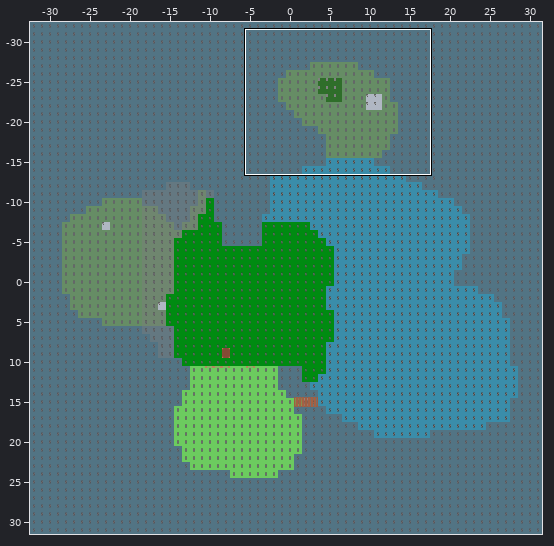
Tiled map, stored at games/pizza/tiled/testMap1.tmx. The first picture is a wide view before the edit; the outline marks the close-up.
Close-up. Before the edit:
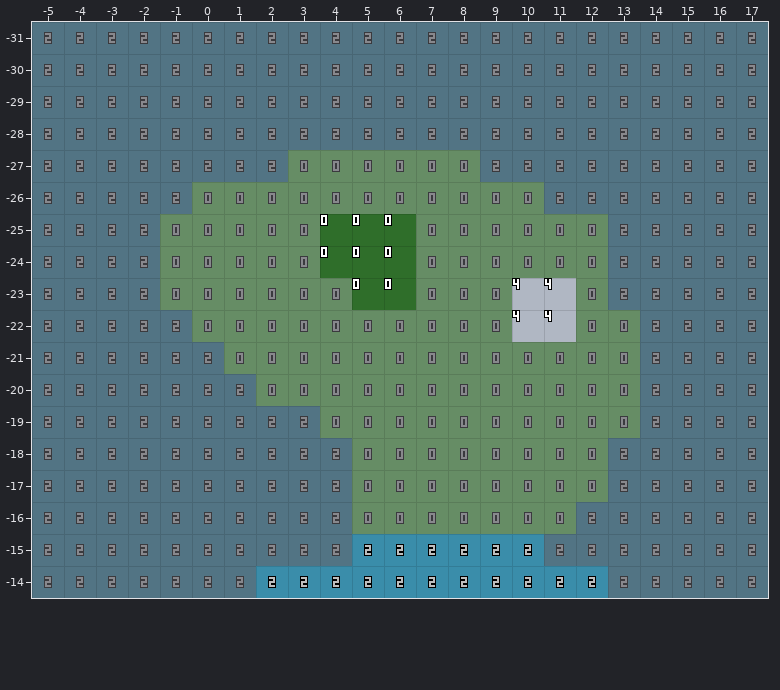
Cells are 32x32 px. Shown: x -5..17, y -31..-14. The commit also changed other parts of the map, which this record leaves out.
After:
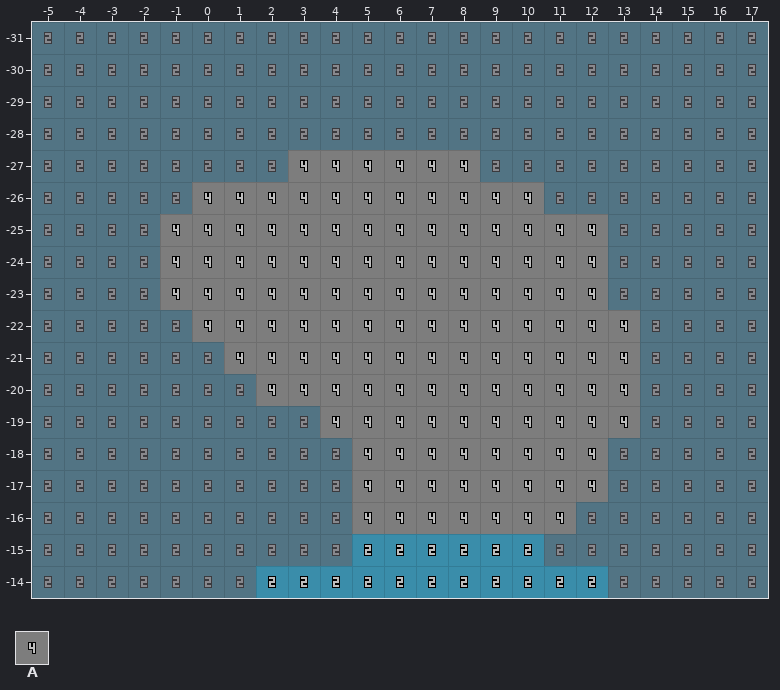
Key: from "tileset": A 4.
_ is an empty cell.
Change:
Layer "zones":
The author put tile A in row -27 at x 3 to 8; in row -26 at x 0 to 10; in rows -25 to -23 at x -1 to 12; in row -22 at x 0 to 13; in row -21 at x 1 to 13; in row -20 at x 2 to 13.
The author put tile A in row -19 at x 4 to 13; in rows -18 to -17 at x 5 to 12; in row -16 at x 5 to 11.
Pixel boxes of the changes (left, top, right, bottom) in both close-ups:
added: (160, 150, 640, 534)
